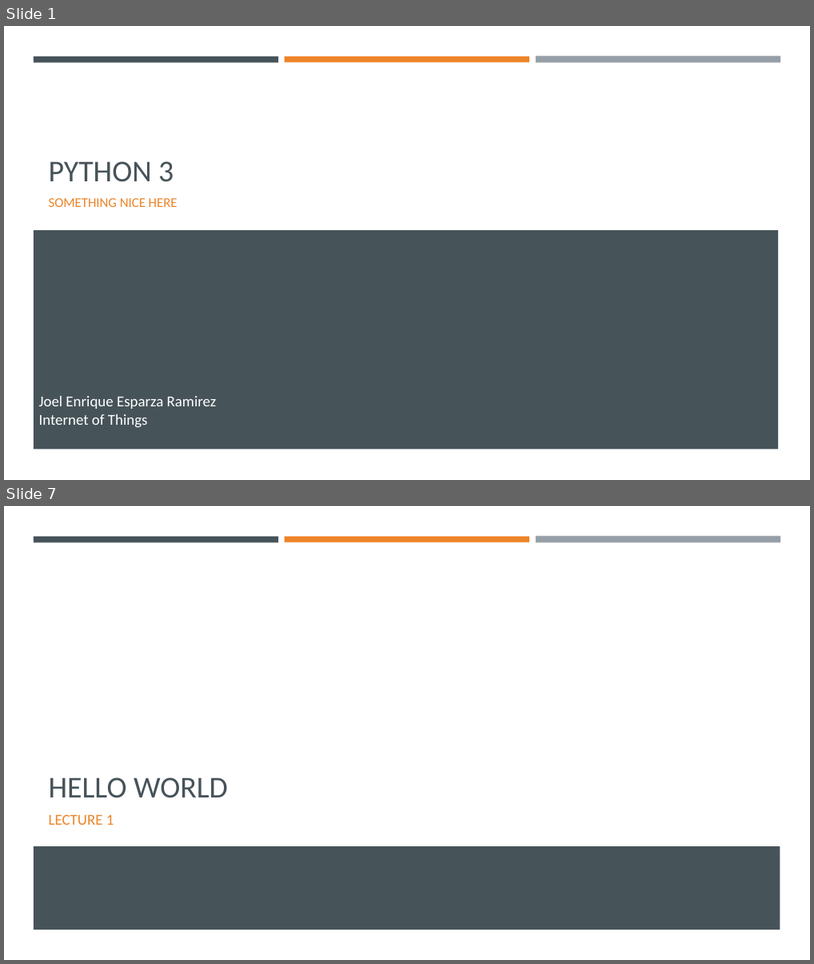
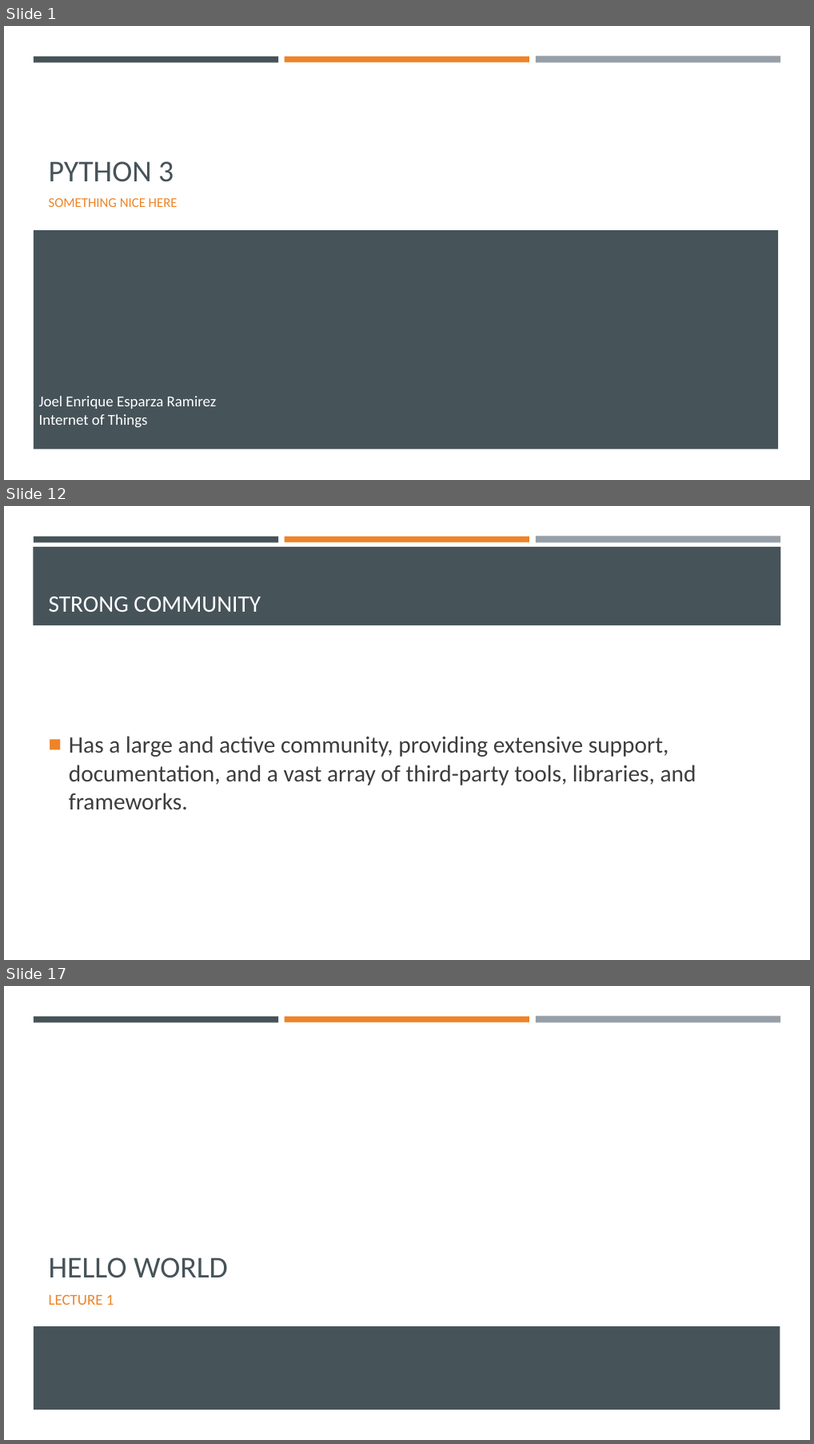
Before and after one commit to Ghost0396/iot, a slide deck: python/Python 3.pptx. Shown one above the other, each under a label of ours: slides 1 and 7 before the commit, slides 1, 12 and 17 after it; the slides between them are not shown. The pictures are 814x964 and 814x1444 pixels, drawn with LibreOffice and Linux fonts; fonts in the diff are those of the drawing. Boxes give left, top, right and bottom in pixels: in the first picture for what was removed or moved away, otherwise in the second. Text is boxed around its words. In the diff, an @@ line names an element or a change of style, - is before the commit and + after.

```diff
--- a/python/Python 3.pptx
+++ b/python/Python 3.pptx
@@ slide 12 added at <box>4,506,810,960</box>, background #FFFFFF; not listed: 3 template elements that a slide beside it also shows @@
@@ rectangle added at <box>33,547,782,625</box>, fill #465359 @@
@@ title added at <box>49,596,261,612</box>, 28 pt, text #FFFFFF @@
+STRONG COMMUNITY
@@ text added at <box>69,736,697,809</box>, 28 pt, text #3D3D3D @@
+■ Has a large and active community, providing extensive support, documentation, and a vast array of third-party tools, libraries, and frameworks.
@@ what was slide 7 is now slide 17 @@
```
Also in this commit, not shown: 4 slides changed, 12 other slides added, 3 slides removed, 4 other files.
